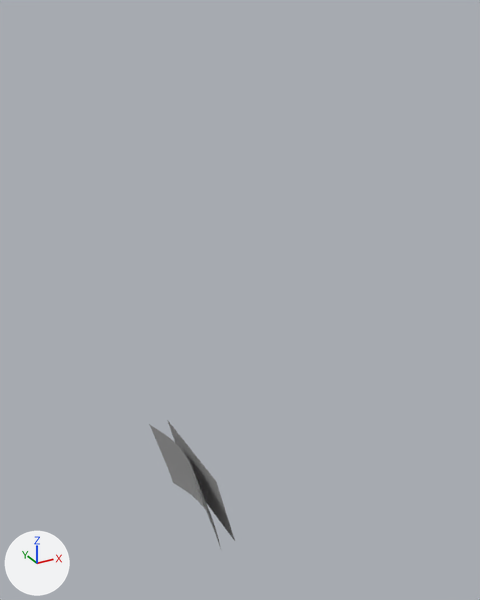
What one commit did to the FBX model Assets/ArcadeModels/ArcadeMachineFinal.FBX.
Rendered twice from a 50 mm camera at (18.0, -12.0, 122.0) aimed at (162.0, 249.0, -9.0). Every picture has the same lights, and +X, +Y and +Z are marked at lower left. Where no turn or scale is listed for an object, it has been applied to the vertices.
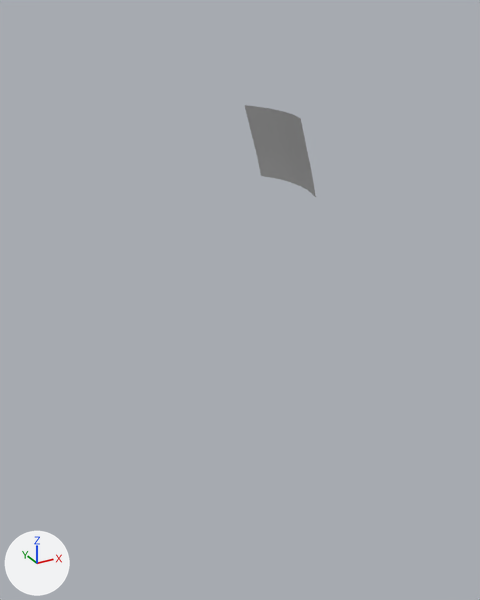
Commit message: Fixed curved screen

ob_group is not drawn itself; it is the parent of ob_object001, ob_untitled, ob_object002.

Where the change shows, as pixel boxes (x1, y1, x2, y2) in the pictures (480 x 600 px):
'Object002', moved, rescaled (26% shorter): before (150, 425, 221, 549); after (245, 105, 316, 197)
'Object001', hidden: before (167, 420, 235, 541)

The change in detail:
Object 'Object001' (ob_object001) is now hidden.
Object 'group' (ob_group) moves from (61.94, 112.5, -1.785) to (247.9, 387.9, -4.533).
Object 'group' (ob_group) is rescaled from (0.0645, 0.0645, 0.0645) to (0.164, 0.164, 0.164).
